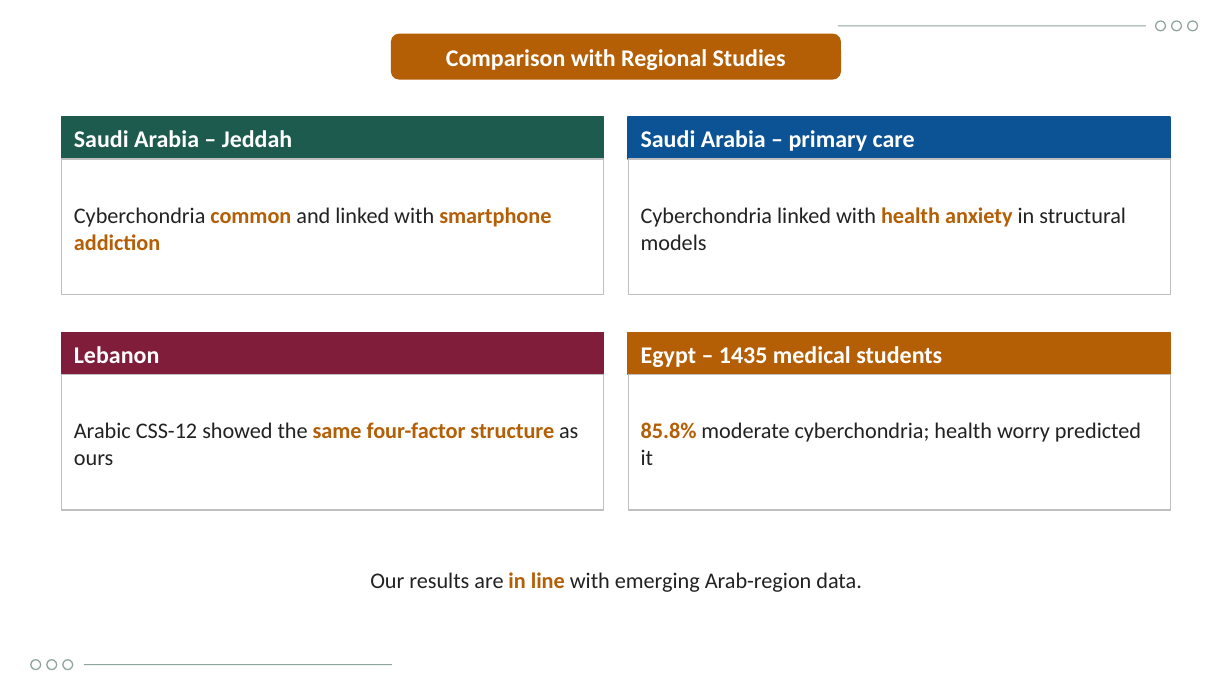
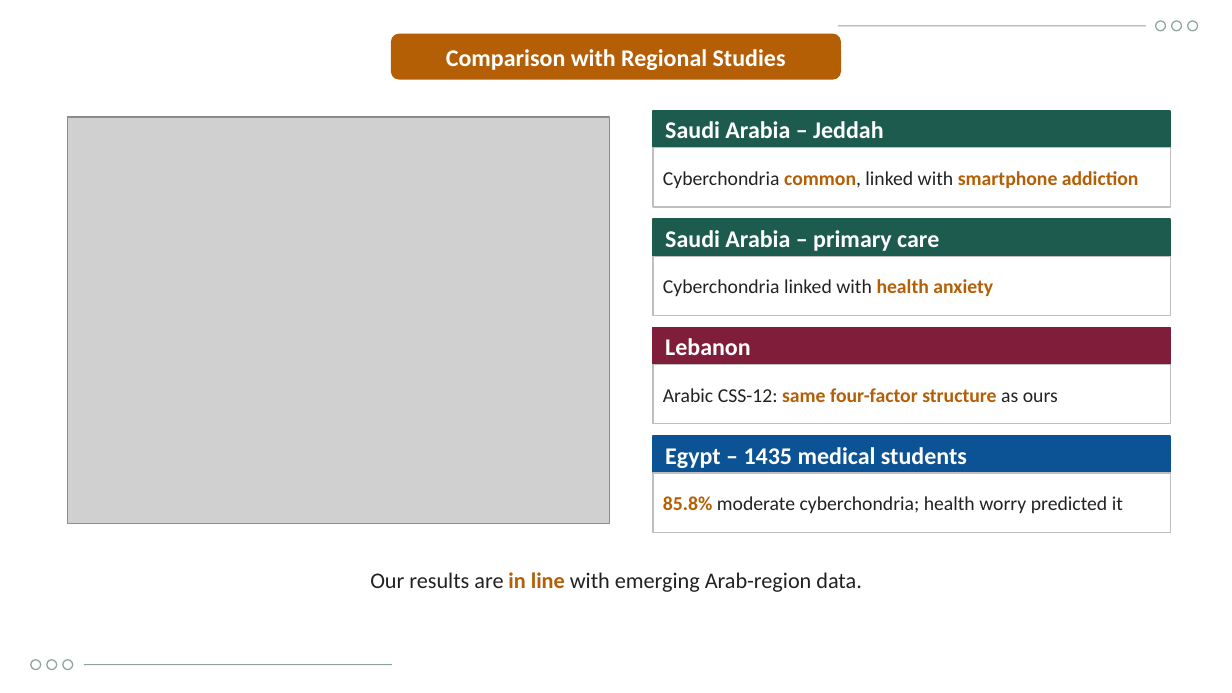
Before and after one commit to Yaseen279/History-Exam, a slide deck: slide 28 of research/output/study/Defence_Presentation_UOBCOM.pptx (slide 27 before the commit). Drawn at 1232x693 pixels with LibreOffice and Linux fonts; fonts in the diff are those of the drawing; grey boxes stand for pictures; background and template pictures are left out. Boxes give left, top, right and bottom in pixels: in the first picture for what was removed or moved away, otherwise in the second. Text is boxed around its words. In the diff, an @@ line names an element or a change of style, - is before the commit and + after.

```diff
--- a/research/output/study/Defence_Presentation_UOBCOM.pptx
+++ b/research/output/study/Defence_Presentation_UOBCOM.pptx
@@ rectangle: place and size @@
-rectangle at bbox=[62, 117, 604, 159]
+rectangle at bbox=[60, 110, 617, 531]
@@ rectangle at bbox=[60, 110, 617, 531]: fill #1E5B4F to #FFFFFF; outline #1E5B4F 1 pt to #FFFFFF 1 pt @@
@@ picture added at bbox=[68, 117, 610, 524] @@
@@ rectangle at bbox=[653, 111, 1170, 148]: fill #FFFFFF to #1E5B4F; outline #BFBFBF 0.75 pt to #1E5B4F 1 pt @@
@@ rectangle: place and size @@
-rectangle at bbox=[62, 159, 604, 294]
+rectangle at bbox=[653, 111, 1170, 148]
@@ text "Saudi Arabia – Jeddah": place and size @@
-text "Saudi Arabia – Jeddah" at bbox=[74, 130, 292, 147]
+text "Saudi Arabia – Jeddah" at bbox=[665, 121, 883, 138]
@@ rectangle: place and size @@
-rectangle at bbox=[628, 117, 1170, 159]
+rectangle at bbox=[653, 148, 1170, 207]
@@ rectangle at bbox=[653, 148, 1170, 207]: fill #0B5394 to #FFFFFF; outline #0B5394 1 pt to #BFBFBF 0.75 pt @@
@@ text at bbox=[663, 171, 1139, 188]: text changed; size 13 to 11.5 pt; text colour #222222 to #B45F06; bold on @@
-Cyberchondria common and linked with smartphone addiction
+Cyberchondria common, linked with smartphone addiction
@@ rectangle: place and size @@
-rectangle at bbox=[628, 159, 1170, 294]
+rectangle at bbox=[653, 219, 1170, 256]
@@ rectangle at bbox=[653, 219, 1170, 256]: fill #FFFFFF to #1E5B4F; outline #BFBFBF 0.75 pt to #1E5B4F 1 pt @@
@@ text "Saudi Arabia – primary care": place and size @@
-text "Saudi Arabia – primary care" at bbox=[641, 130, 915, 151]
+text "Saudi Arabia – primary care" at bbox=[665, 230, 939, 251]
@@ rectangle: place and size @@
-rectangle at bbox=[62, 333, 604, 375]
+rectangle at bbox=[653, 256, 1170, 315]
@@ rectangle at bbox=[653, 256, 1170, 315]: fill #7F1D3A to #FFFFFF; outline #7F1D3A 1 pt to #BFBFBF 0.75 pt @@
@@ text at bbox=[663, 279, 993, 296]: text changed; size 13 to 11.5 pt @@
-Cyberchondria linked with health anxiety in structural models
+Cyberchondria linked with health anxiety
@@ rectangle: place and size @@
-rectangle at bbox=[62, 375, 604, 510]
+rectangle at bbox=[653, 328, 1170, 365]
@@ rectangle at bbox=[653, 328, 1170, 365]: fill #FFFFFF to #7F1D3A; outline #BFBFBF 0.75 pt to #7F1D3A 1 pt @@
@@ text "Lebanon": place and size @@
-text "Lebanon" at bbox=[74, 346, 160, 363]
+text "Lebanon" at bbox=[665, 338, 751, 355]
@@ rectangle: place and size @@
-rectangle at bbox=[628, 333, 1170, 375]
+rectangle at bbox=[653, 365, 1170, 424]
@@ rectangle at bbox=[653, 365, 1170, 424]: fill #B45F06 to #FFFFFF; outline #B45F06 1 pt to #BFBFBF 0.75 pt @@
@@ text at bbox=[663, 388, 1058, 402]: text changed; size 13 to 11.5 pt; text colour #222222 to #B45F06; bold on @@
-Arabic CSS-12 showed the same four-factor structure as ours
+Arabic CSS-12: same four-factor structure as ours
@@ rectangle: place and size @@
-rectangle at bbox=[628, 375, 1170, 510]
+rectangle at bbox=[653, 436, 1170, 473]
@@ rectangle at bbox=[653, 436, 1170, 473]: fill #FFFFFF to #0B5394; outline #BFBFBF 0.75 pt to #0B5394 1 pt @@
@@ text "Egypt – 1435 medical students": place and size @@
-text "Egypt – 1435 medical students" at bbox=[641, 346, 942, 367]
+text "Egypt – 1435 medical students" at bbox=[665, 447, 967, 468]
@@ rectangle added at bbox=[653, 473, 1170, 532], fill #FFFFFF, outline #BFBFBF 0.75 pt @@
@@ text "85.8% moderate cyberchondria; health worry ...": place and size @@
-text "85.8% moderate cyberchondria; health worry ..." at bbox=[641, 422, 1141, 465]
+text "85.8% moderate cyberchondria; health worry ..." at bbox=[663, 496, 1123, 513]
@@ text "85.8% moderate cyberchondria; health worry ..." at bbox=[663, 496, 1123, 513]: size 13 to 11.5 pt @@
```
Also in this commit, not shown: 8 other slides changed, 1 slide added, 14 other files.
